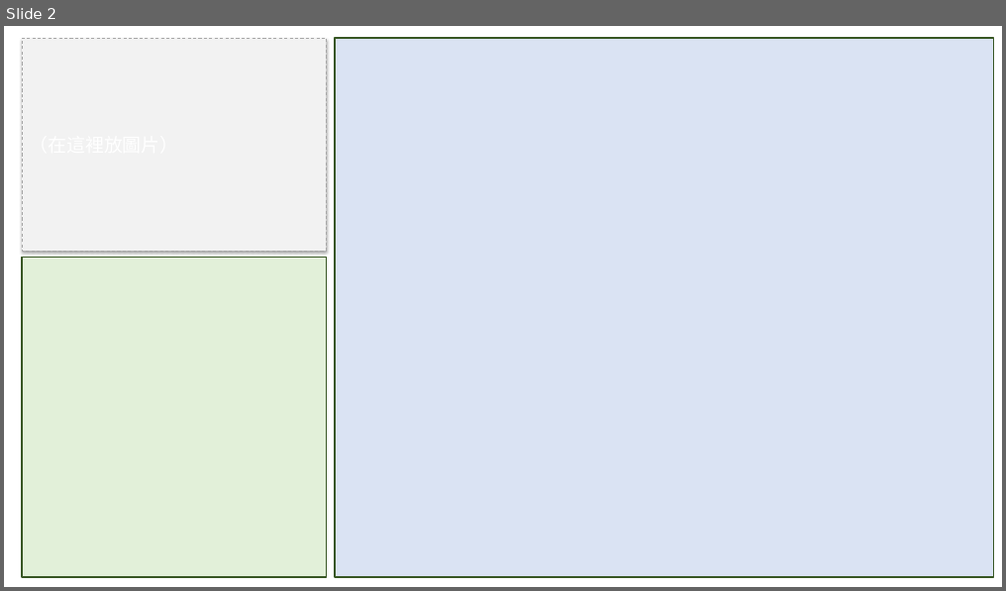
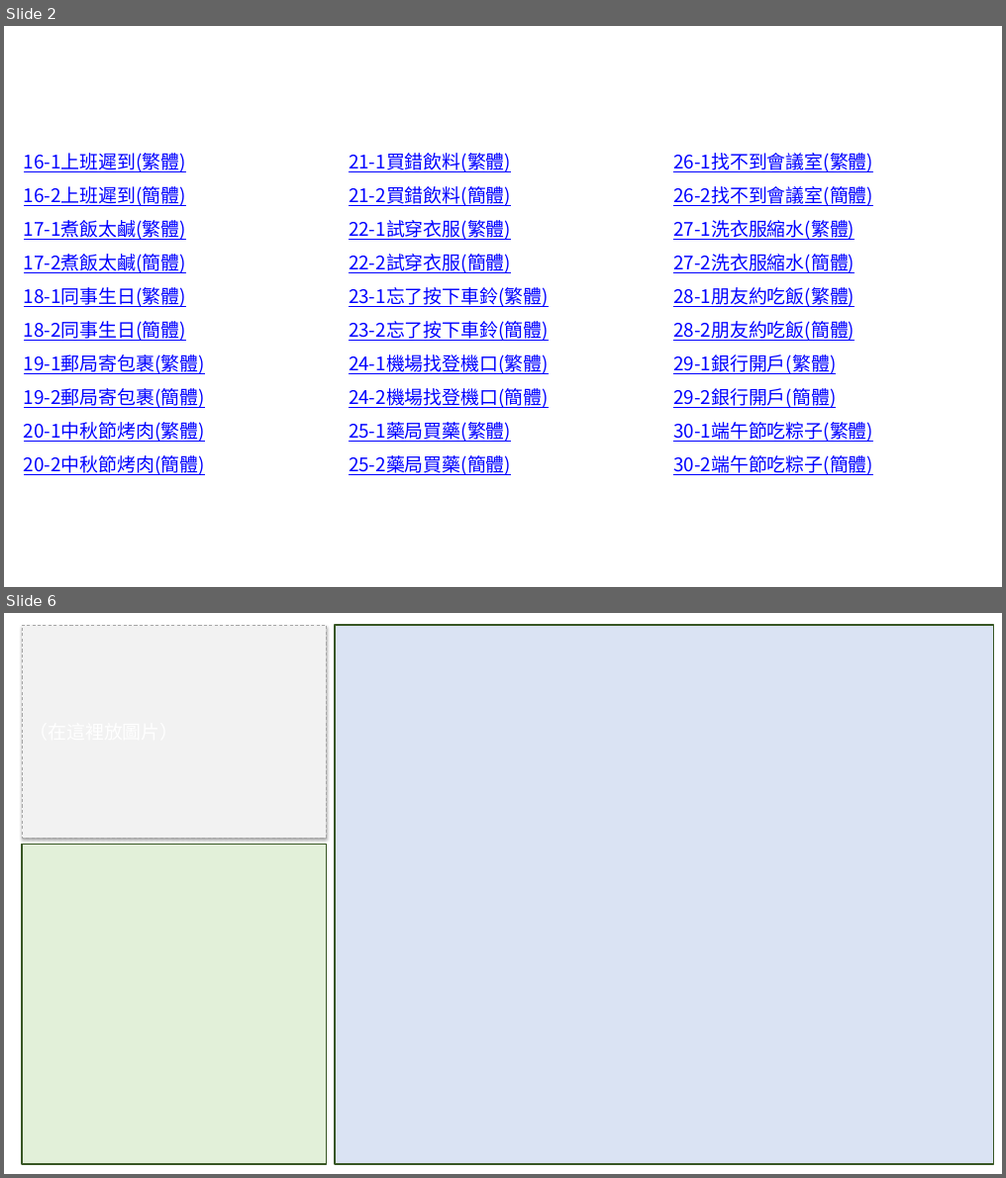
Before and after one commit to wangchiapin/lesson-decks, a slide deck: merged/A2_all.pptx. Shown one above the other, each under a label of ours: slide 2 before the commit, slides 2 and 6 after it; the slides between them are not shown. The pictures are 1006x591 and 1006x1178 pixels, drawn with LibreOffice and Linux fonts; fonts in the diff are those of the drawing. Boxes give left, top, right and bottom in pixels: in the first picture for what was removed or moved away, otherwise in the second. Text is boxed around its words. In the diff, an @@ line names an element or a change of style, - is before the commit and + after.

```diff
--- a/merged/A2_all.pptx
+++ b/merged/A2_all.pptx
@@ slide 2 added at bbox=[4, 26, 1002, 587], background #FFFFFF @@
@@ text added at bbox=[24, 153, 205, 475], 18 pt, text #0000FF, underline @@
+16-1上班遲到(繁體)
+16-2上班遲到(簡體)
+17-1煮飯太鹹(繁體)
+17-2煮飯太鹹(簡體)
+18-1同事生日(繁體)
+18-2同事生日(簡體)
+19-1郵局寄包裹(繁體)
+19-2郵局寄包裹(簡體)
+20-1中秋節烤肉(繁體)
+20-2中秋節烤肉(簡體)
@@ text added at bbox=[349, 153, 548, 475], 18 pt, text #0000FF, underline @@
+21-1買錯飲料(繁體)
+21-2買錯飲料(簡體)
+22-1試穿衣服(繁體)
+22-2試穿衣服(簡體)
+23-1忘了按下車鈴(繁體)
+23-2忘了按下車鈴(簡體)
+24-1機場找登機口(繁體)
+24-2機場找登機口(簡體)
+25-1藥局買藥(繁體)
+25-2藥局買藥(簡體)
@@ text added at bbox=[673, 153, 873, 475], 18 pt, text #0000FF, underline @@
+26-1找不到會議室(繁體)
+26-2找不到會議室(簡體)
+27-1洗衣服縮水(繁體)
+27-2洗衣服縮水(簡體)
+28-1朋友約吃飯(繁體)
+28-2朋友約吃飯(簡體)
+29-1銀行開戶(繁體)
+29-2銀行開戶(簡體)
+30-1端午節吃粽子(繁體)
+30-2端午節吃粽子(簡體)
@@ what was slide 2 is now slide 6 @@
```
Also in this commit, not shown: 43 other slides added, 23 other files.
